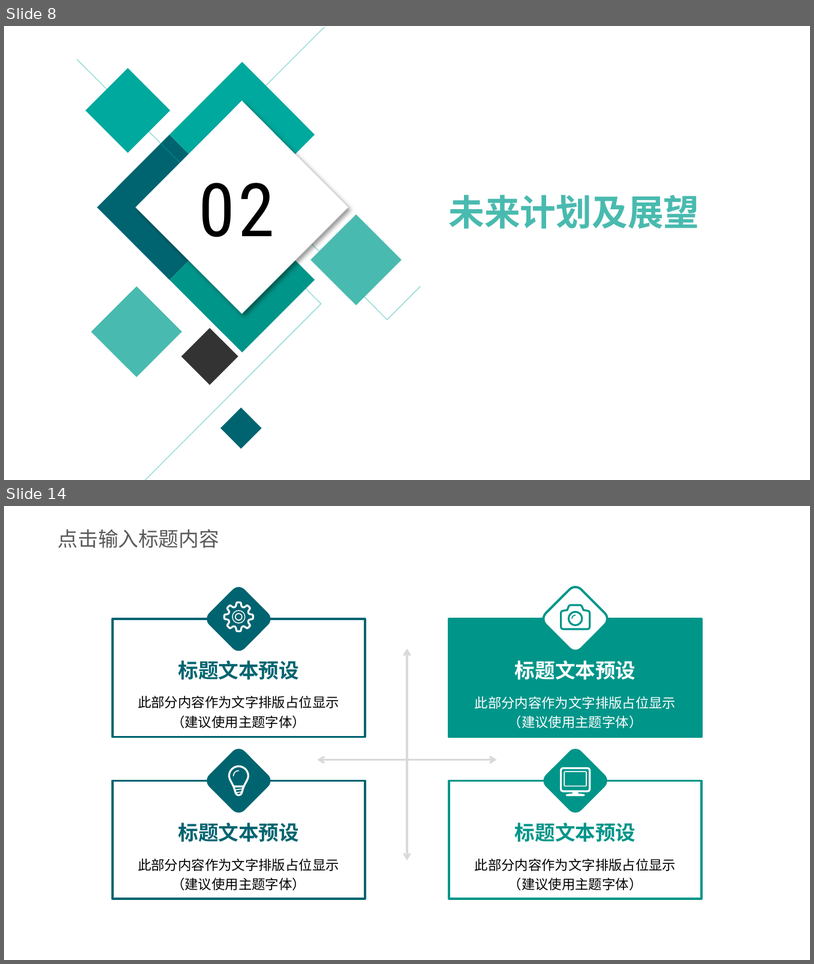
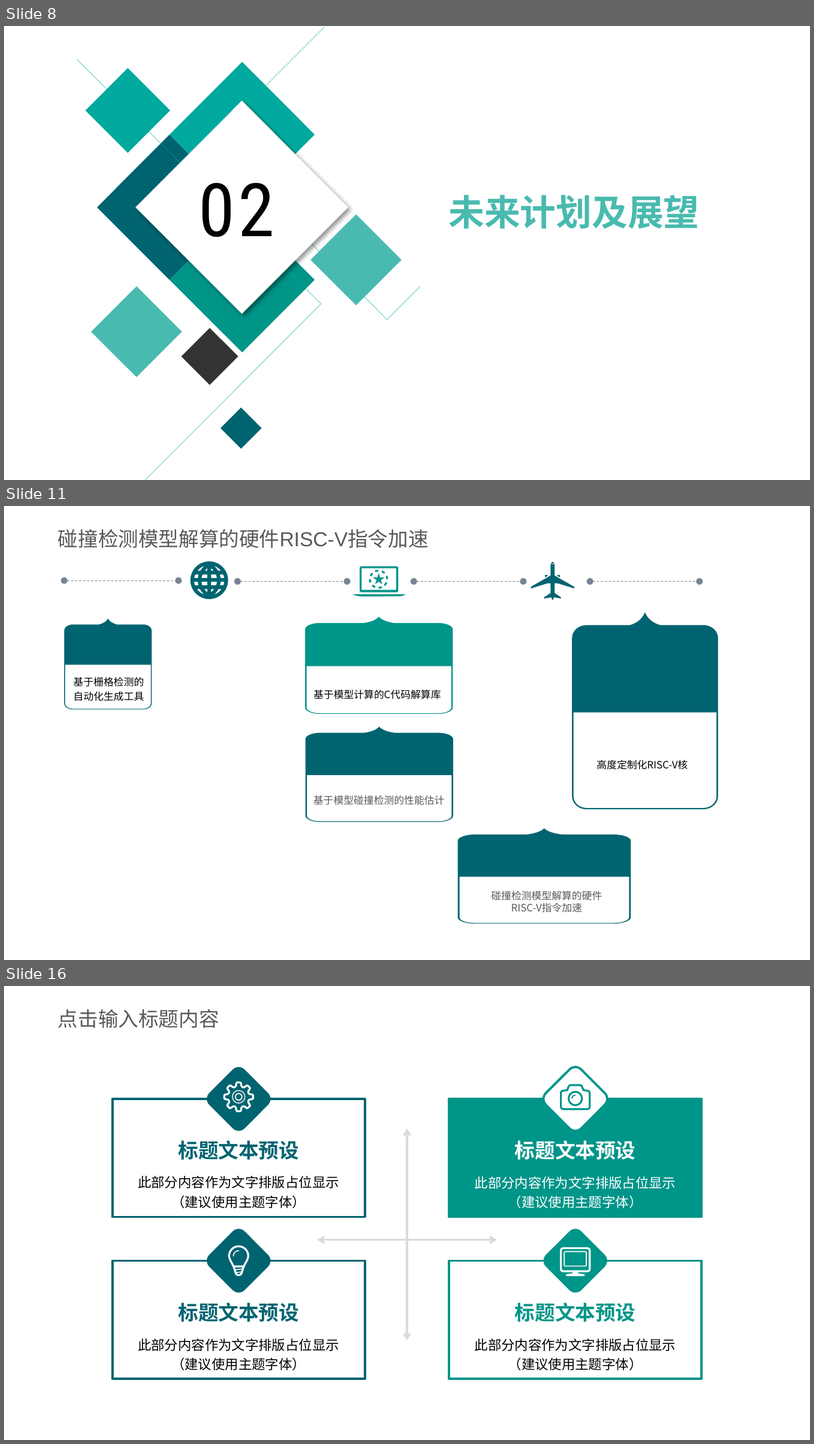
Before and after one commit to whutddk/PRM_Robotic_Arm, a slide deck: doc/进度报告20190912.pptx. Shown one above the other, each under a label of ours: slides 8 and 14 before the commit, slides 8, 11 and 16 after it; the slides between them are not shown. The pictures are 814x964 and 814x1444 pixels, drawn with LibreOffice and Linux fonts; fonts in the diff are those of the drawing; background and template pictures are left out. Boxes give left, top, right and bottom in pixels: in the first picture for what was removed or moved away, otherwise in the second. Text is boxed around its words. In the diff, an @@ line names an element or a change of style, - is before the commit and + after.

```diff
--- a/doc/进度报告20190912.pptx
+++ b/doc/进度报告20190912.pptx
@@ slide 11 added at (4,506,810,960), background picture (left out) @@
@@ text added at (58,529,429,548), 18 pt, text #595959 @@
+碰撞检测模型解算的硬件RISC-V指令加速
@@ group added at (65,562,700,600): 15 freeform shapes, 4 double arrows @@
@@ freeform shape added at (573,612,719,809), fill #006470 @@
@@ freeform shape added at (65,619,152,710), fill #006470 @@
@@ freeform shape added at (306,616,453,713), fill #009589 @@
@@ text added at (74,677,144,701), 9 pt, text #000000 @@
+基于栅格检测的自动化生成工具
@@ text added at (314,690,441,699), 9 pt, text #000000 @@
+基于模型计算的C代码解算库
@@ freeform shape added at (306,726,453,822), fill #006470 @@
@@ text added at (597,760,688,769), 9 pt, text #000000 @@
+高度定制化RISC-V核
@@ text added at (314,795,445,805), 9 pt, text #595959 @@
+基于模型碰撞检测的性能估计
@@ freeform shape added at (458,828,632,923), fill #006470 @@
@@ text added at (491,891,602,912), 9 pt, text #595959 @@
+碰撞检测模型解算的硬件
+RISC-V指令加速
@@ what was slide 14 is now slide 16 @@
```
Also in this commit, not shown: 3 slides changed, 5 other slides added, 6 slides removed, 2 other files.
